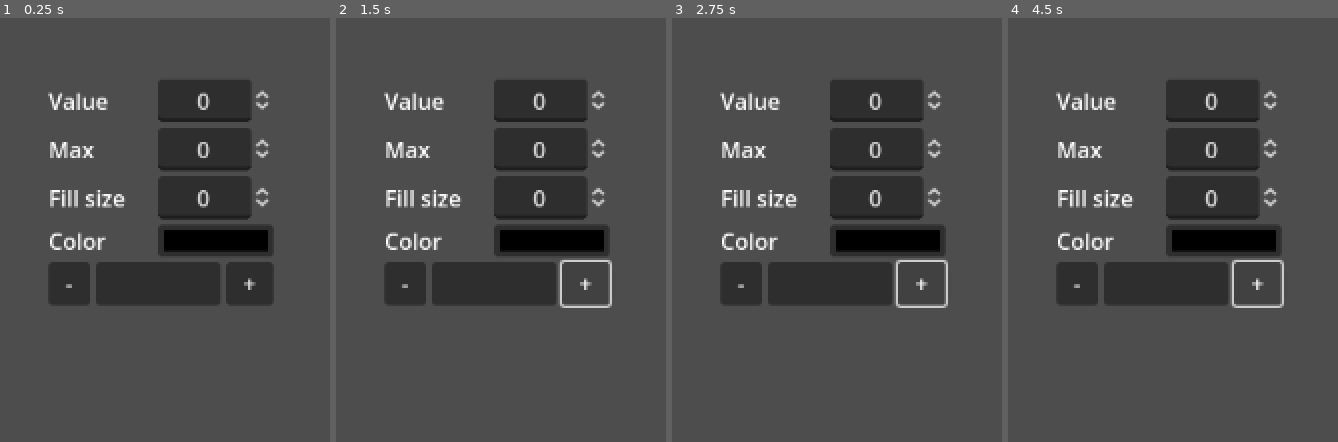
Above: before the commit, frames 1-4 (left to right).
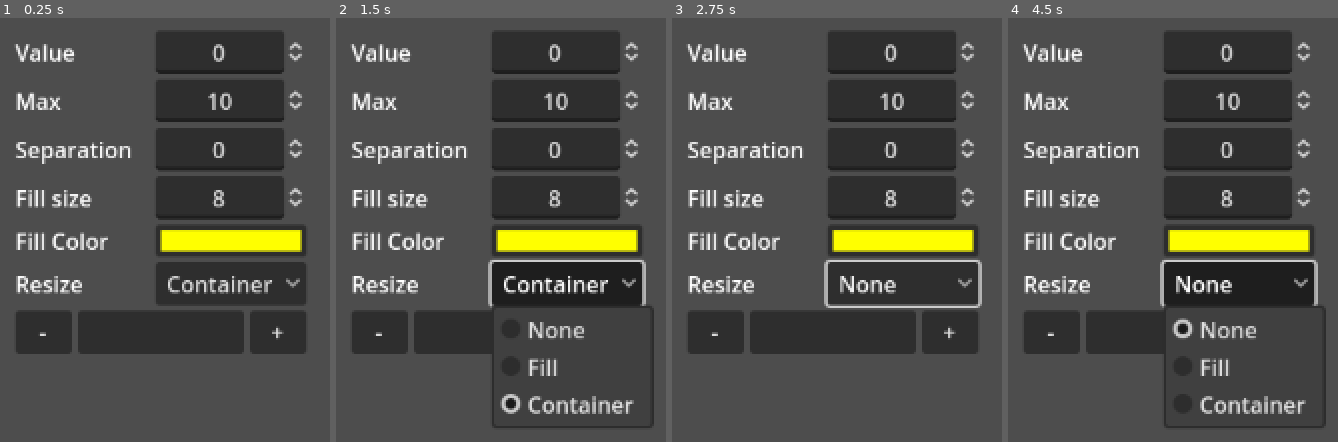
Above: after the commit, the same moments.

Repository: davidallendj/CustomProgressBar
Game: Godot game, scene res://tests/TestStylizedProgressBar.tscn
Two runs of this game, one before a commit and one after it. Both use one fixed random seed, a clock stepped at 60 frames per second and the inputs below.
Inputs (mouse positions are in pixels of both pictures, inside the frame that each line leads up to):
- Up to frame 1 (0.25 s): no input
- Up to frame 2 (1.5 s): click "-" at 0.5 s; click (567, 285) at 1.25 s, where only the run after the commit has a clickable "Container"
- Up to frame 3 (2.75 s): click "+" at 2 s
- Up to frame 4 (4.5 s): click (1239, 285) at 2.75 s, where only the run after the commit has a clickable "None"; click "-" at 3.5 s; click (1239, 285) at 4.25 s, where only the run after the commit has a clickable "None"

The runs differ from the first frame. In frame 1, 27% of the frame differs, in the area x 4-93%, y 3-80%; in frame 2, 27%; in frame 3, 27%, in the area x 4-94%, y 3-80%; in frame 4, 27%.
Error before the commit: Invalid access to property or key 'color_changed' on a base object of type 'null instance'. (res://tests/TestStylizedProgressBar.gd:18)

Commit message:
Added fill auto resizing, fill separation, and fixed issues

Diff:
--- a/src/StylizedProgressBar.gd
+++ b/src/StylizedProgressBar.gd
@@ -1,24 +1,34 @@
+@tool
 extends PanelContainer
 
-@onready var fill 		:= %Fill
-@onready var container 	:= %Container
+@onready var fill 			:= %Fill
+@onready var container 		:= %Container
 
-@export var max_value	:= 10
-@export var fill_size	:= Vector2(5, 0)
-@export var color		:= Color.YELLOW
+@export var value			:= 0: 	get = get_value, set = set_value
+@export var max_value		:= 10: 	set = set_max_value
+@export var separation		:= 4: 	get = get_separation, set = set_separation
+@export var fill_size		:= Vector2(8, 0)
+@export var fill_direction 	:= FillDirection.LEFT_TO_RIGHT
+@export var fill_color		:= Color.YELLOW
+@export var auto_resize 	:= AutoResize.CONTAINER
 
-enum fill_direction{
+
+enum FillDirection {
 	LEFT_TO_RIGHT,
 	RIGHT_TO_LEFT,
 	TOP_TO_BOTTOM,
 	BOTTOM_TO_TOP
 }
 
-var direction = fill_direction.LEFT_TO_RIGHT
+enum AutoResize {
+	NONE,
+	FILL,
+	CONTAINER
+}
 
 
 func _ready() -> void:
-	auto_resize_container()
+	_auto_resize(auto_resize)
 
 
 func increment(value: int = 1) -> void:
@@ -31,7 +41,7 @@
 		var f = fill.duplicate()
 		container.add_child(f)
 		f.set_visible(true)
-		f.set_color(color)
+		f.set_color(fill_color)
 		f.set_custom_minimum_size(fill_size)
 
 
@@ -48,6 +58,10 @@
 	for i in range(0, current_value, 1):
 		var f = container.get_child(0)
 		container.remove_child(f)
+
+
+func get_percent() -> float:
+	return (get_value() / max_value) * 100
 
 
 func get_value() -> int:
@@ -67,12 +81,16 @@
 	return fill_size
 
 
-func get_percent() -> float:
-	return (get_value() / max_value) * 100
+func get_color() -> Color:
+	return fill_color
 
 
-func get_color() -> Color:
-	return color
+func get_separation() -> int:
+	return container.get("theme_override_constants/separation")
+
+
+func set_percent(value: float) -> void:
+	set_value(floor(value * max_value))
 
 
 func set_value(value: int) -> void:
@@ -83,24 +101,28 @@
 			var f = fill.duplicate()
 			container.add_child(f)
 			f.set_visible(true)
-			f.set_color(color)
+			f.set_color(fill_color)
 			f.set_custom_minimum_size(fill_size)
 
 
 func set_max_value(value: int) -> void:
 	max_value = value
-	auto_resize_container()
+	_auto_resize()
 
 
-func set_color(color: Color) -> void:
-	self.color = color
+func set_color(fill_color: Color) -> void:
+	self.fill_color = fill_color
 	for i in get_value():
-		container.get_child(i).set_color(self.color)
+		container.get_child(i).set_color(self.fill_color)
 
 
-func set_value_color(index: int, color: Color) -> void:
+func set_separation(value: int) -> void:
+	container.set("theme_override_constants/separation", value)
+
+
+func set_value_color(index: int, fill_color: Color) -> void:
 	index = clamp(index, 0, get_value())
-	container.get_child(index).set_color(color)
+	container.get_child(index).set_color(fill_color)
 
 
 func set_fill_size(value: Vector2) -> void:
@@ -108,32 +130,50 @@
 	for i in get_value():
 		var f = container.get_child(i)
 		f.set_custom_minimum_size(fill_size)
-#		f.set_size(value)
-	auto_resize_container()
 
 
 func set_container_size(value: int) -> void:
-#	var fill_size = fill.get_size()
 	container.set_size(Vector2(value*fill_size.x, fill_size.y))
+
+
+func set_auto_resize(type: AutoResize) -> void:
+	auto_resize = type
 
 
 func is_horizontal() -> bool:
 	return \
-	direction == fill_direction.LEFT_TO_RIGHT or \
-	direction == fill_direction.RIGHT_TO_LEFT
+	fill_direction == FillDirection.LEFT_TO_RIGHT or \
+	fill_direction == FillDirection.RIGHT_TO_LEFT
 
 
 func is_vertial() -> bool:
 	return !is_horizontal()
 
 
-func auto_resize_container() -> void:
-	var separation 	= container.get("theme_override_constants/separation")
+func _auto_resize(v = auto_resize) -> void:
+	match v:
+		AutoResize.NONE: 									return
+		AutoResize.FILL: 		_auto_resize_fill(); 		return
+		AutoResize.CONTAINER: 	_auto_resize_container(); 	return
+
+
+func _auto_resize_container() -> void:
+	print("_auto_resize_container()")
+	var separation 	= get_separation()
 #	var fill_size 	= fill.get_custom_minimum_size()
-	var final_size	= Vector2()
+	var final_size	= get_size()
 	if is_horizontal():
-		final_size.x	= max_value * (fill_size.x + separation)
+		final_size.x = max_value * (fill_size.x + separation)
 	else:
-		final_size.y 	= max_value * (fill_size.x +separation)
+		final_size.y = max_value * (fill_size.x +separation)
 	container.set_custom_minimum_size(final_size)
 	container.set_size(final_size)
+
+
+func _auto_resize_fill() -> void:
+	print("_auto_resize_fill()")
+	var container_size 	= container.get_size()
+	var separation 		= get_separation()
+	var x 				= floor((container_size.x / max_value) - separation)
+	var y				= container_size.y
+	set_fill_size(Vector2(x, y))
--- a/src/StylizedProgressBar.tscn
+++ b/src/StylizedProgressBar.tscn
@@ -8,7 +8,6 @@
 offset_top = -10.0
 offset_right = 50.0
 offset_bottom = 10.0
-size_flags_horizontal = 0
 script = ExtResource("1_2b0nt")
 
 [node name="MarginContainer" type="MarginContainer" parent="."]
@@ -16,6 +15,7 @@
 
 [node name="Container" type="HBoxContainer" parent="MarginContainer"]
 unique_name_in_owner = true
+custom_minimum_size = Vector2(90, 20)
 layout_mode = 2
 theme_override_constants/separation = 4
 
--- a/tests/TestStylizedProgressBar.gd
+++ b/tests/TestStylizedProgressBar.gd
@@ -1,12 +1,14 @@
 extends CenterContainer
 
-@onready var progress_bar 		:= $VBoxContainer/StylizedProgressBar
+@onready var progress_bar 		:= $VBoxContainer/HBoxContainer/StylizedProgressBar
 @onready var button_decrease 	:= $VBoxContainer/HBoxContainer/Decrease
 @onready var button_increase 	:= $VBoxContainer/HBoxContainer/Increase
 @onready var set_value 			:= $VBoxContainer/GridContainer/SetValue
 @onready var set_max_value 		:= $VBoxContainer/GridContainer/SetMaxValue
+@onready var set_separation 	:= $VBoxContainer/GridContainer/SetSeparation
 @onready var set_fill_size		:= $VBoxContainer/GridContainer/SetFillSize
-@onready var color_picker		:= $VBoxContainer/ColorPickerButton
+@onready var color_picker		:= $VBoxContainer/GridContainer/ColorPickerButton
+@onready var resize				:= $VBoxContainer/GridContainer/OptionButton
 
 
 func _ready() -> void:
@@ -14,8 +16,10 @@
 	button_decrease.pressed.connect(_decrease)
 	set_value.value_changed.connect(_set_value)
 	set_max_value.value_changed.connect(_set_max_value)
+	set_separation.value_changed.connect(_set_separation)
 	set_fill_size.value_changed.connect(_set_fill_size)
 	color_picker.color_changed.connect(_set_color)
+	resize.item_selected.connect(_set_auto_resize)
 	color_picker.set_pick_color(progress_bar.get_color())
 	set_value.set_value(progress_bar.get_value())
 	set_max_value.set_value(progress_bar.get_max_value())
@@ -41,6 +45,10 @@
 	progress_bar.set_max_value(int(input))
 
 
+func _set_separation(value: int) -> void:
+	progress_bar.set_separation(value)
+
+
 func _set_color(color: Color) -> void:
 	progress_bar.set_color(color)
 
@@ -49,3 +57,11 @@
 	var fill_size = progress_bar.get_fill_size()
 	fill_size.x = value
 	progress_bar.set_fill_size(fill_size)
+
+
+func _set_auto_resize(index: int) -> void:
+	var text = resize.get_item_text(index)
+	match text:
+		"None":			progress_bar.set_auto_resize(progress_bar.AutoResize.NONE);		return
+		"Fill":			progress_bar.set_auto_resize(progress_bar.AutoResize.FILL);		return
+		"Container":	progress_bar.set_auto_resize(progress_bar.AutoResize.CONTAINER);	return
--- a/tests/TestStylizedProgressBar.tscn
+++ b/tests/TestStylizedProgressBar.tscn
@@ -17,6 +17,7 @@
 
 [node name="GridContainer" type="GridContainer" parent="VBoxContainer"]
 layout_mode = 2
+theme_override_constants/h_separation = 16
 columns = 2
 
 [node name="Label" type="Label" parent="VBoxContainer/GridContainer"]
@@ -37,6 +38,14 @@
 layout_mode = 2
 alignment = 1
 
+[node name="Label6" type="Label" parent="VBoxContainer/GridContainer"]
+layout_mode = 2
+text = "Separation"
+
+[node name="SetSeparation" type="SpinBox" parent="VBoxContainer/GridContainer"]
+layout_mode = 2
+alignment = 1
+
 [node name="Label3" type="Label" parent="VBoxContainer/GridContainer"]
 layout_mode = 2
 text = "Fill size"
@@ -47,11 +56,26 @@
 
 [node name="Label4" type="Label" parent="VBoxContainer/GridContainer"]
 layout_mode = 2
-text = "Color"
+text = "Fill Color"
 
 [node name="ColorPickerButton" type="ColorPickerButton" parent="VBoxContainer/GridContainer"]
 custom_minimum_size = Vector2(0, 20)
 layout_mode = 2
+
+[node name="Label5" type="Label" parent="VBoxContainer/GridContainer"]
+layout_mode = 2
+text = "Resize"
+
+[node name="OptionButton" type="OptionButton" parent="VBoxContainer/GridContainer"]
+layout_mode = 2
+item_count = 3
+selected = 2
+popup/item_0/text = "None"
+popup/item_0/id = 0
+popup/item_1/text = "Fill"
+popup/item_1/id = 1
+popup/item_2/text = "Container"
+popup/item_2/id = 2
 
 [node name="HBoxContainer" type="HBoxContainer" parent="VBoxContainer"]
 layout_mode = 2
@@ -63,7 +87,6 @@
 
 [node name="StylizedProgressBar" parent="VBoxContainer/HBoxContainer" instance=ExtResource("1_iayjx")]
 layout_mode = 2
-size_flags_horizontal = 4
 
 [node name="Increase" type="Button" parent="VBoxContainer/HBoxContainer"]
 layout_mode = 2
